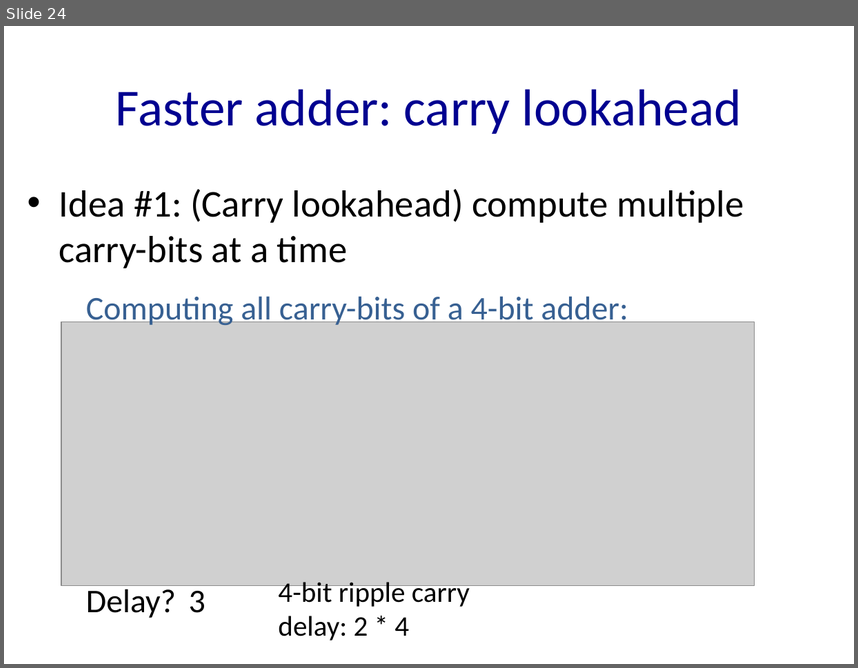
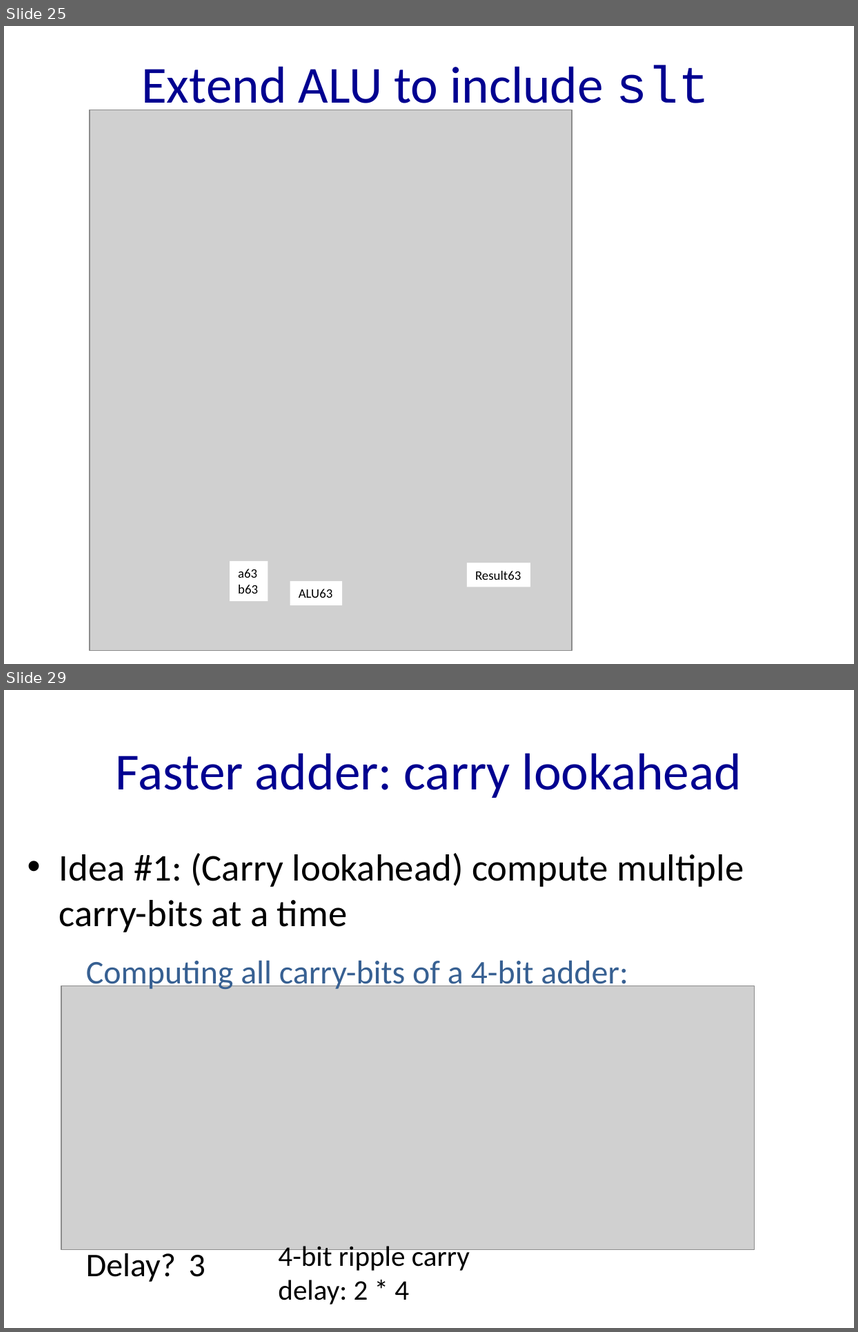
Before and after one commit to NYU-CSO/nyu-cso.github.io, a slide deck: notes/arch-alu.pptx. Shown one above the other, each under a label of ours: slide 24 before the commit, slides 25 and 29 after it; the slides between them are not shown. The pictures are 858x668 and 858x1332 pixels, drawn with LibreOffice and Linux fonts; fonts in the diff are those of the drawing; grey boxes stand for pictures. Boxes give left, top, right and bottom in pixels: in the first picture for what was removed or moved away, otherwise in the second. Text is boxed around its words. In the diff, an @@ line names an element or a change of style, - is before the commit and + after.

```diff
--- a/notes/arch-alu.pptx
+++ b/notes/arch-alu.pptx
@@ slide 25 added at box(4, 26, 854, 664), background #FFFFFF @@
@@ title added at box(141, 65, 710, 115), 44 pt, text #000090 @@
+Extend ALU to include slt
@@ picture added at box(90, 110, 572, 651) @@
@@ rectangle added at box(229, 561, 268, 601), fill #FFFFFF, 11 pt, text #000000 @@
+a63
+b63
@@ rectangle added at box(467, 562, 531, 587), fill #FFFFFF, 11 pt, text #000000 @@
+Result63
@@ rectangle added at box(290, 580, 342, 605), fill #FFFFFF, 11 pt, text #000000 @@
+ALU63
@@ what was slide 24 is now slide 29 @@
```
Also in this commit, not shown: 9 slides changed, 4 other slides added, 2 other files.
